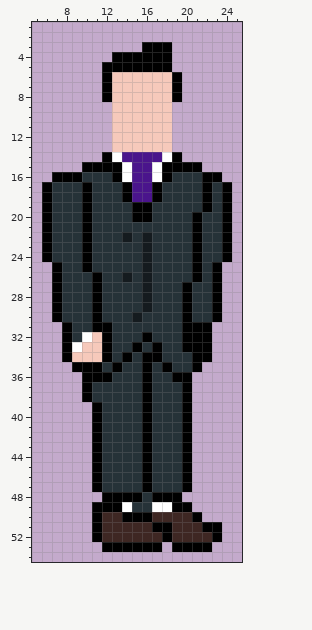
A pixel-art sprite gets an edit: Assets/NPCs/Vinnie6.png. This is how it looked before the edit.
The file is 32x64 pixels. Shown: x 5..25, y 1..54.
New version:
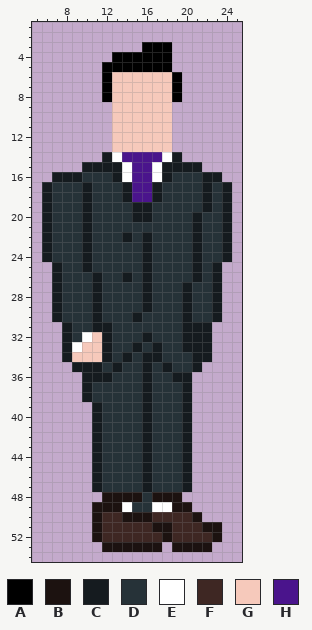
Palette (. is transparent): A #000000  B #1c1210  C #151b1f  D #263238  E #ffffff  F #3e2723  G #f6c9bb  H #4a148c
The edit:
@@ x 5..25 @@
 13 ........GGGGGG.......
-14 .......AEHHHHEA......
-15 .....AAAAEHHEAAAA....
-16 ..AAADDDAEHHEADDDAA..
-17 .ADDDADDDAHHADDDDADA.
-18 .ADDDADDDAHHADDDDADA.
-19 .ADDDADDDDAADDDDDADA.
-20 .ADDDADDDDAADDDDADDA.
-21 .ADDDADDDDDDDDDDADDA.
-22 .ADDDADDDCDCDDDDADDA.
-23 .ADDDADDDDDCDDDDADDA.
-24 .ADDDADDDDDCDDDDADDA.
-25 ..ADDADDDDDCDDDDADA..
-26 ..ADDDADDCDCDDDDADA..
-27 ..ADDDADDDDCDDDADDA..
-28 ..ADDDADDDDCDDDADDA..
-29 ..ADDDADDDDCDDDADDA..
-30 ..ADDDADDDCDDDDADDA..
-31 ...ADDAADDDDDDDAAA...
-32 ...ADEGADDDADDDAAA...
-33 ...AEGGADDADADDAAA...
-34 ...AGGGADADAADDDAA...
-35 ....AAADADDADADDA....
-36 .....AAADDDADDAA.....
-37 .....ADDDDDADDDA.....
-38 .....ADDDDDADDDA.....
-39 ......ADDDDADDDA.....
-40 ......ADDDDADDDA.....
-41 ......ADDDDADDDA.....
-42 ......ADDDDADDDA.....
-43 ......ADDDDADDDA.....
-44 ......ADDDDADDDA.....
-45 ......ADDDDADDDA.....
-46 ......ADDDDADDDA.....
-47 ......ADDDDADDDA.....
-48 .......AAAADAAA......
-49 ......AAAEDDEEAA.....
-50 ......AFFAAAFFFFA....
-51 ......AFFFFFAAFFFAA..
-52 ......AFFFFFFAFFFFA..
-53 .......AAAAAA.AAAA...
+14 .......CEHHHHEC......
+15 .....CCCCEHHECCCC....
+16 ..CCCDDDCEHHECDDDCC..
+17 .CDDDCDDDCHHCDDDDCDC.
+18 .CDDDCDDDCHHCDDDDCDC.
+19 .CDDDCDDDDCCDDDDDCDC.
+20 .CDDDCDDDDCCDDDDCDDC.
+21 .CDDDCDDDDDDDDDDCDDC.
+22 .CDDDCDDDCDCDDDDCDDC.
+23 .CDDDCDDDDDCDDDDCDDC.
+24 .CDDDCDDDDDCDDDDCDDC.
+25 ..CDDCDDDDDCDDDDCDC..
+26 ..CDDDCDDCDCDDDDCDC..
+27 ..CDDDCDDDDCDDDCDDC..
+28 ..CDDDCDDDDCDDDCDDC..
+29 ..CDDDCDDDDCDDDCDDC..
+30 ..CDDDCDDDCDDDDCDDC..
+31 ...CDDCCDDDDDDDCCC...
+32 ...CDEGCDDDCDDDCCC...
+33 ...CEGGCDDCDCDDCCC...
+34 ...CGGGCDCDCCDDDCC...
+35 ....CCCDCDDCDCDDC....
+36 .....CCCDDDCDDCC.....
+37 .....CDDDDDCDDDC.....
+38 .....CDDDDDCDDDC.....
+39 ......CDDDDCDDDC.....
+40 ......CDDDDCDDDC.....
+41 ......CDDDDCDDDC.....
+42 ......CDDDDCDDDC.....
+43 ......CDDDDCDDDC.....
+44 ......CDDDDCDDDC.....
+45 ......CDDDDCDDDC.....
+46 ......CDDDDCDDDC.....
+47 ......CDDDDCDDDC.....
+48 .......BBBBDBBB......
+49 ......BBBEDDEEBB.....
+50 ......BFFBBBFFFFB....
+51 ......BFFFFFBBFFFBB..
+52 ......BFFFFFFBFFFFB..
+53 .......BBBBBB.BBBB...
 54 .....................
Where, in picture pixels (left, top, right, bottom), the same in both pictures:
changed: (42, 152, 232, 552)
